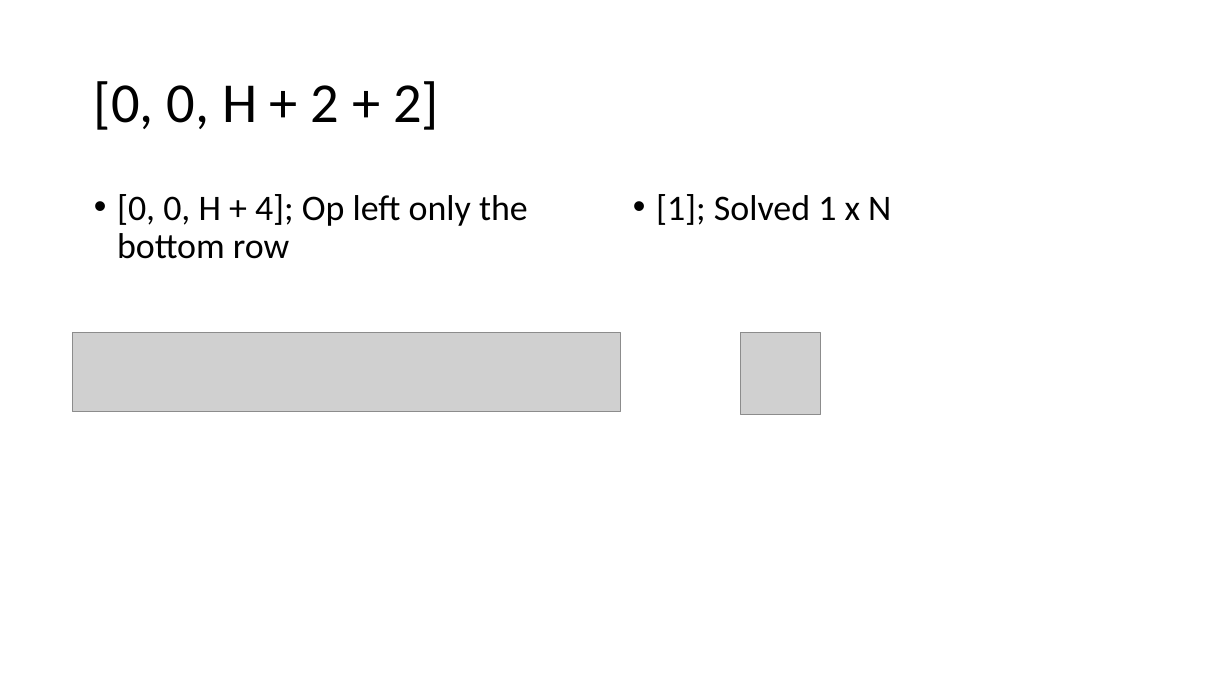
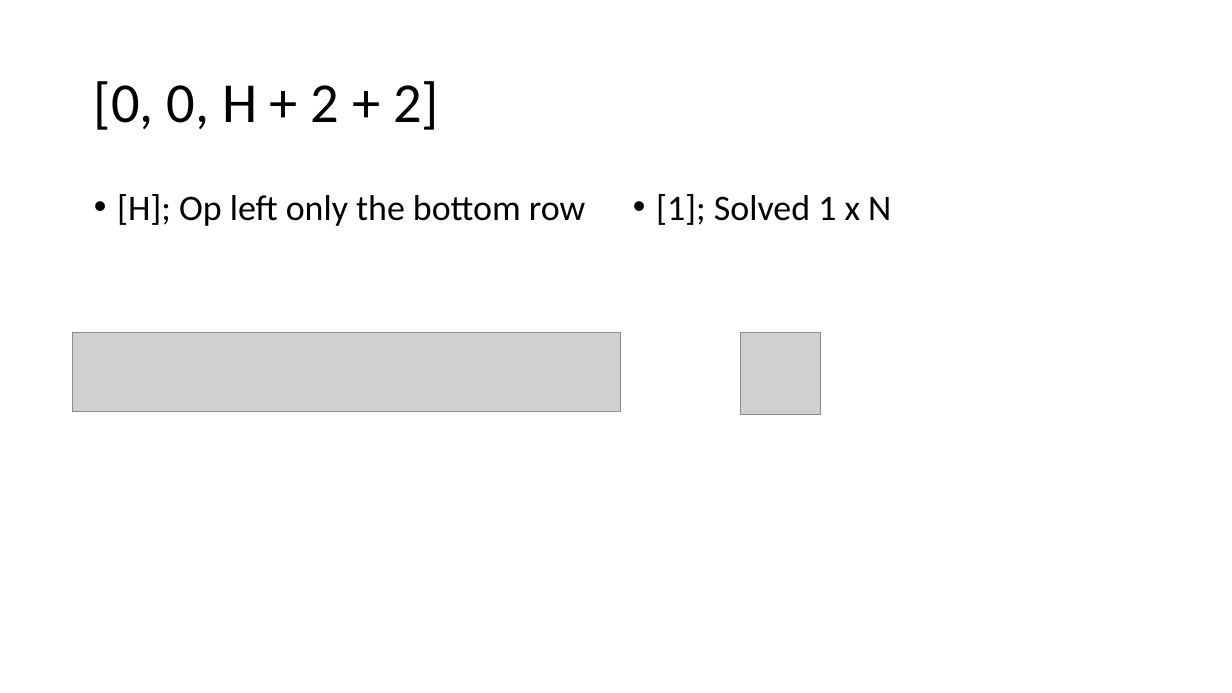
Before and after one commit to EzraSkwarka/Math-Capstone, a slide deck: slide 18 of Presentation/Mat Cap draft.pptx (slide 14 before the commit). Drawn at 1232x693 pixels with LibreOffice and Linux fonts; fonts in the diff are those of the drawing; grey boxes stand for pictures. Boxes give left, top, right and bottom in pixels: in the first picture for what was removed or moved away, otherwise in the second. Text is boxed around its words. In the diff, an @@ line names an element or a change of style, - is before the commit and + after.

```diff
--- a/Presentation/Mat Cap draft.pptx
+++ b/Presentation/Mat Cap draft.pptx
@@ text at (117, 194, 585, 226): text changed @@
-• [0, 0, H + 4]; Op left only the bottom row
+• [H]; Op left only the bottom row
```
Also in this commit, not shown: 11 other slides changed, 9 slides added, 1 slide removed.
